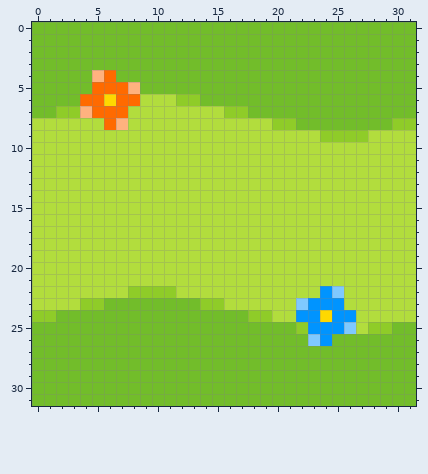
Two states of a pixel-art sprite, gfx/tile_grass.png. Above: the version before the commit.
The file is 32x32 pixels.
After:
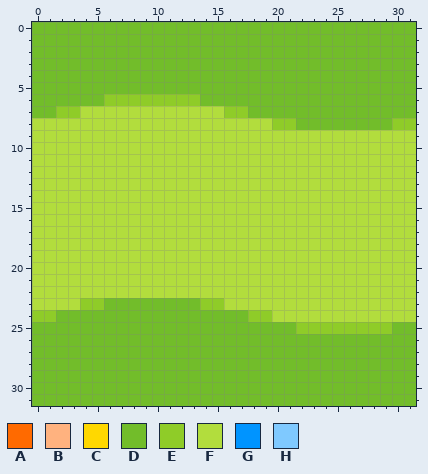
Palette (. is transparent): A #ff6a00  B #ffb27f  C #ffd800  D #72bd2a  E #8fcc28  F #b2dd3d  G #0094ff  H #7fc9ff
Changes in this commit:
Colour D replaces colour A in row 4 at x 6; in row 5 at x 5 to 7; in row 6 at x 4 to 5.
Colour D replaces colour B in row 4 at x 5; in row 5 at x 8.
Colour D replaces colour G in row 26 at x 24.
Colour D replaces colour H in row 26 at x 23.
Colour E replaces colour A in row 6 at x 7 to 8.
Colour E replaces colour C in row 6 at x 6.
Colour E replaces colour F in row 6 at x 9 to 11; in row 25 at x 27.
Colour E replaces colour G in row 25 at x 23 to 25.
Colour E replaces colour H in row 25 at x 26.
Colour F replaces colour A in row 7 at x 5 to 7; in row 8 at x 6.
Colour F replaces colour B in row 7 at x 4; in row 8 at x 7.
Colour F replaces colour C in row 24 at x 24.
Colour F replaces colour E in row 9 at x 24 to 27; in row 22 at x 8 to 11.
Colour F replaces colour G in row 22 at x 24; in row 23 at x 23 to 25; in row 24 at x 22 to 23 and 25 to 26.
Colour F replaces colour H in row 22 at x 25; in row 23 at x 22.
Changed places in both pictures, as pixel boxes (x1, y1, x2, y2):
changed: (80, 70, 176, 130)
changed: (320, 130, 368, 142)
changed: (128, 286, 176, 298)
changed: (296, 286, 368, 346)
